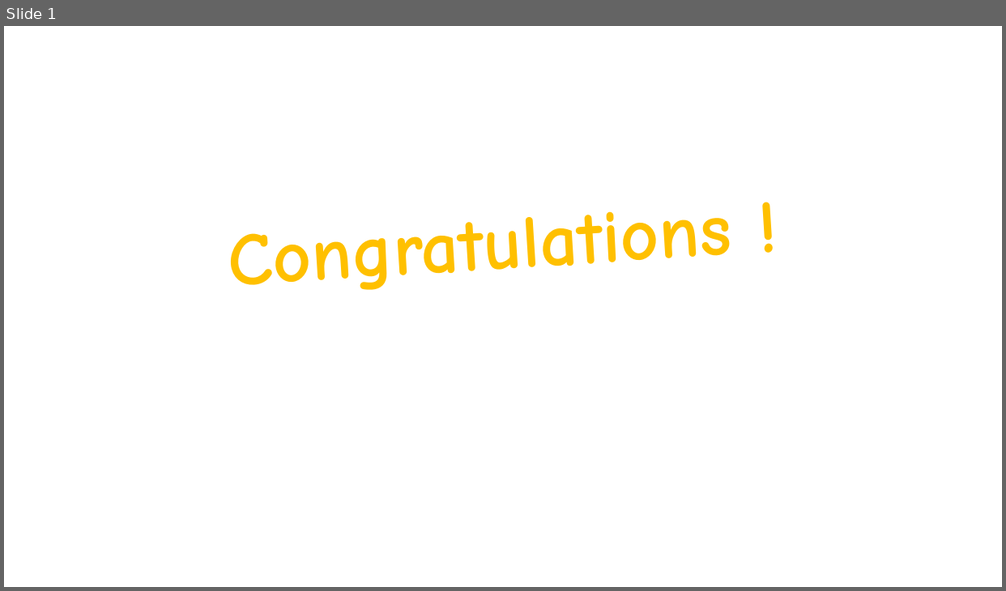
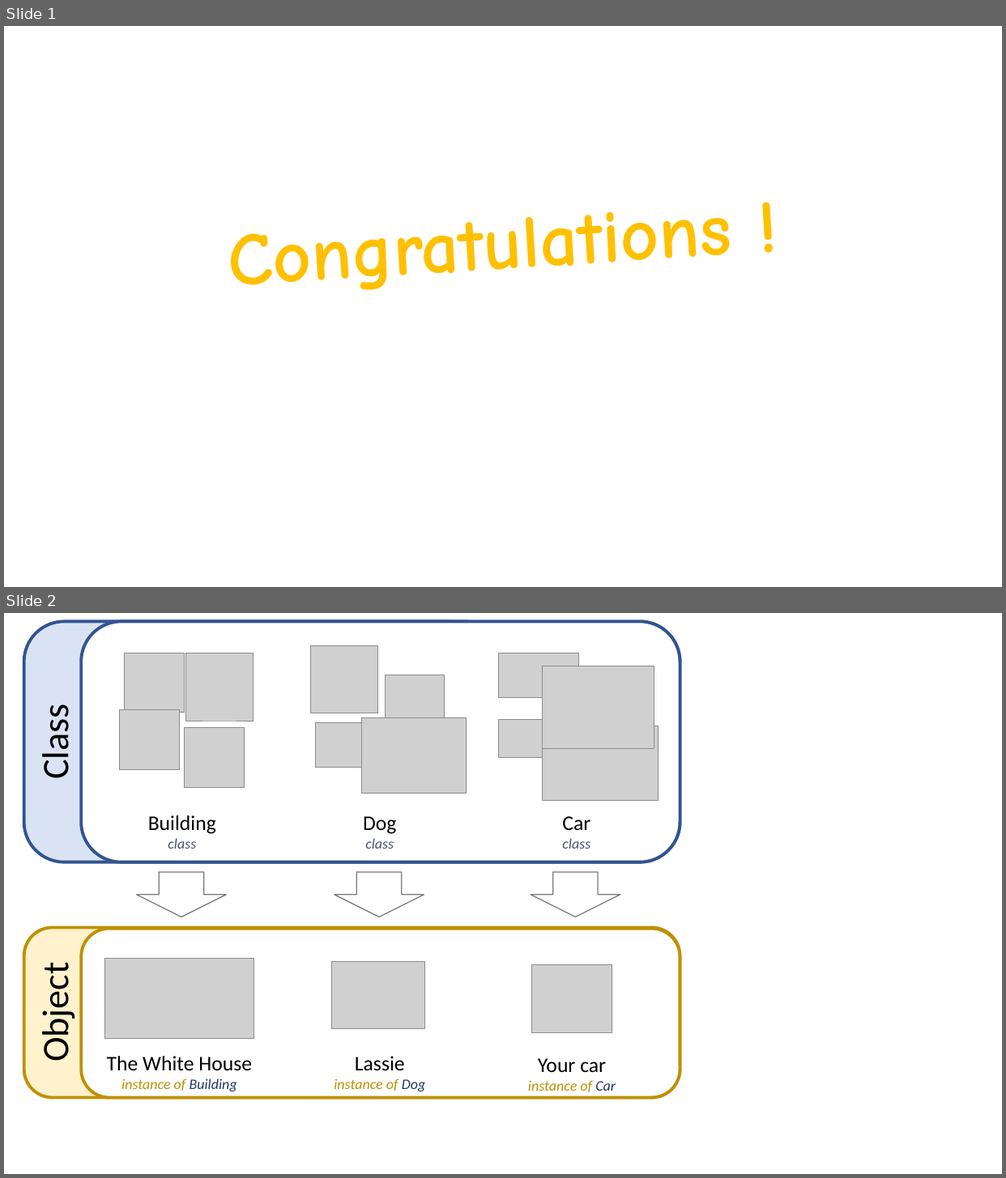
Before and after one commit to hydroffice/ocean_data_science, a slide deck: images/resources/resources.pptx. Shown one above the other, each under a label of ours: slide 1 before the commit, slides 1 and 2 after it. The pictures are 1006x591 and 1006x1178 pixels, drawn with LibreOffice and Linux fonts; fonts in the diff are those of the drawing; grey boxes stand for pictures. Boxes give left, top, right and bottom in pixels: in the first picture for what was removed or moved away, otherwise in the second. Text is boxed around its words. In the diff, an @@ line names an element or a change of style, - is before the commit and + after.

```diff
--- a/images/resources/resources.pptx
+++ b/images/resources/resources.pptx
@@ slide 2 added at (x1=4, y1=613, x2=1002, y2=1174), background #FFFFFF @@
@@ rounded rectangle added at (x1=24, y1=621, x2=680, y2=862), fill #DAE3F3, outline #325491 3 pt @@
@@ rounded rectangle added at (x1=81, y1=621, x2=680, y2=862), fill #FFFFFF, outline #325491 3 pt @@
@@ picture added at (x1=499, y1=653, x2=579, y2=697) @@
@@ picture added at (x1=543, y1=666, x2=654, y2=748) @@
@@ group added at (x1=119, y1=653, x2=253, y2=787): 4 pictures @@
@@ text added at (x1=32, y1=711, x2=78, y2=777), 36 pt, text #000000 @@
+Class
@@ group added at (x1=310, y1=646, x2=467, y2=793): 4 pictures @@
@@ picture added at (x1=498, y1=720, x2=573, y2=757) @@
@@ picture added at (x1=543, y1=726, x2=658, y2=800) @@
@@ text added at (x1=148, y1=815, x2=216, y2=849), 20 pt, text #000000 @@
+Building
+class
@@ text added at (x1=363, y1=816, x2=396, y2=849), 14 pt, text #44546A, italic @@
+Dog
+class
@@ text added at (x1=562, y1=816, x2=590, y2=849), 14 pt, text #44546A, italic @@
+Car
+class
@@ down arrow added at (x1=137, y1=872, x2=226, y2=917), outline #7A7A7A 1 pt @@
@@ down arrow added at (x1=334, y1=872, x2=424, y2=917), outline #7A7A7A 1 pt @@
@@ down arrow added at (x1=530, y1=872, x2=620, y2=917), outline #7A7A7A 1 pt @@
@@ rounded rectangle added at (x1=24, y1=927, x2=680, y2=1097), fill #FFF2CC, outline #BF9000 3 pt @@
@@ rounded rectangle added at (x1=81, y1=929, x2=680, y2=1098), fill #FFFFFF, outline #BF9000 3 pt @@
@@ text added at (x1=32, y1=972, x2=78, y2=1059), 36 pt, text #000000 @@
+Object
@@ picture added at (x1=104, y1=959, x2=254, y2=1039) @@
@@ picture added at (x1=332, y1=962, x2=424, y2=1029) @@
@@ picture added at (x1=532, y1=965, x2=612, y2=1033) @@
@@ text added at (x1=107, y1=1056, x2=252, y2=1092), 14 pt, text #000000, italic @@
+The White House
+instance of Building
@@ text added at (x1=334, y1=1056, x2=426, y2=1092), 14 pt, text #BF9000, italic @@
+Lassie
+instance of Dog
@@ text added at (x1=528, y1=1059, x2=616, y2=1093), 14 pt, text #BF9000, italic @@
+Your car
+instance of Car
```
Also in this commit, not shown: 9 other files.
